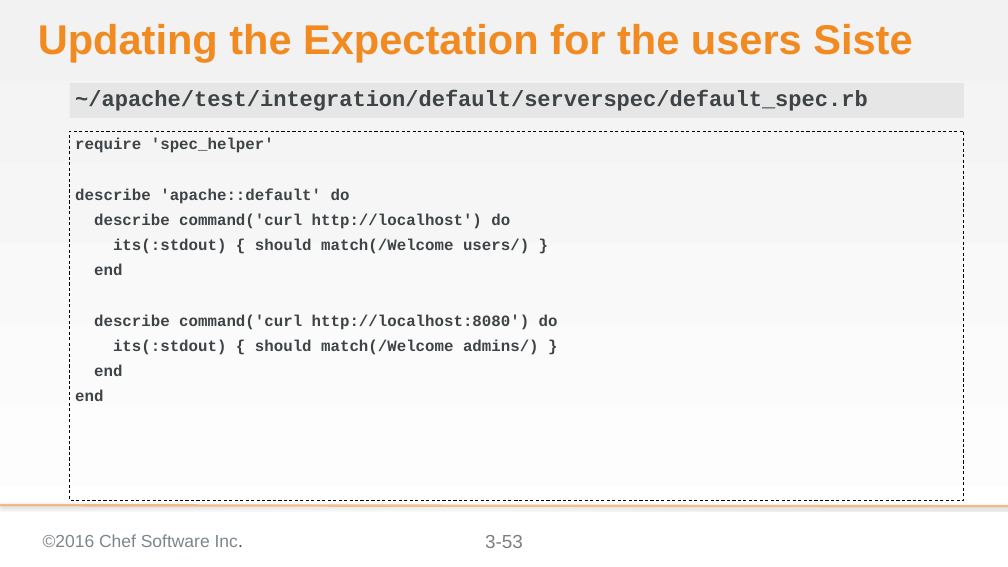
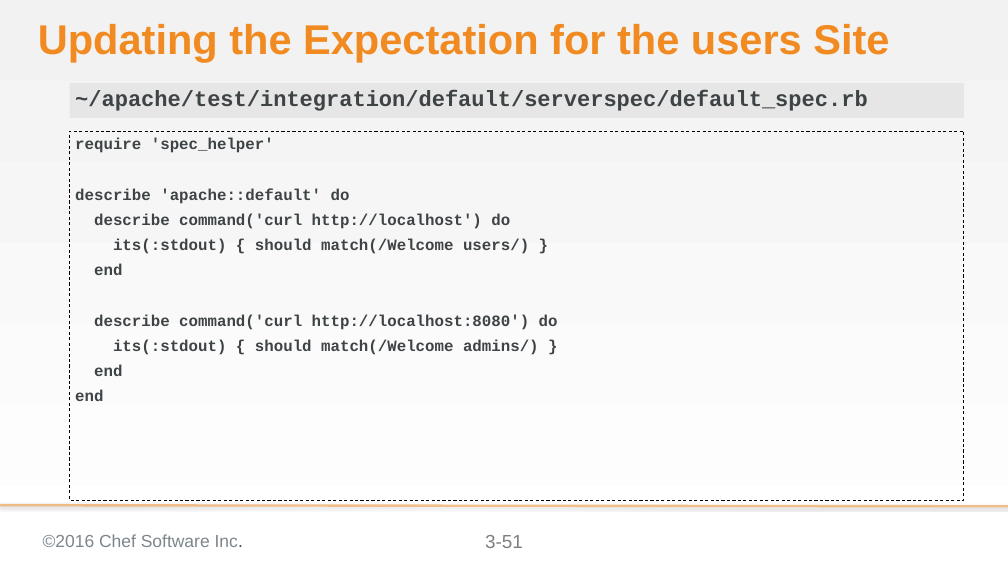
Before and after one commit to chef-training/extending_cookbooks, a slide deck: slide 51 of 03-creating_a_custom_resource-linux.pptx (slide 53 before the commit). Drawn at 1008x567 pixels with LibreOffice and Linux fonts; fonts in the diff are those of the drawing; background and template pictures are left out. Boxes give left, top, right and bottom in pixels: in the first picture for what was removed or moved away, otherwise in the second. Text is boxed around its words. In the diff, an @@ line names an element or a change of style, - is before the commit and + after.

Commit message:
Updates Module 03 that move it to the next module
* Moved some of the refactoring out the module into the next module
* Fixed a few typos
* Updated the code examples

```diff
--- a/03-creating_a_custom_resource-linux.pptx
+++ b/03-creating_a_custom_resource-linux.pptx
@@ title at [38,24,889,62]: text changed @@
-Updating the Expectation for the users Siste
+Updating the Expectation for the users Site
@@ page number at [485,535,523,548]: text changed @@
-3-53
+3-51
```
Also in this commit, not shown: 14 other slides changed, 1 slide added, 3 slides removed.
